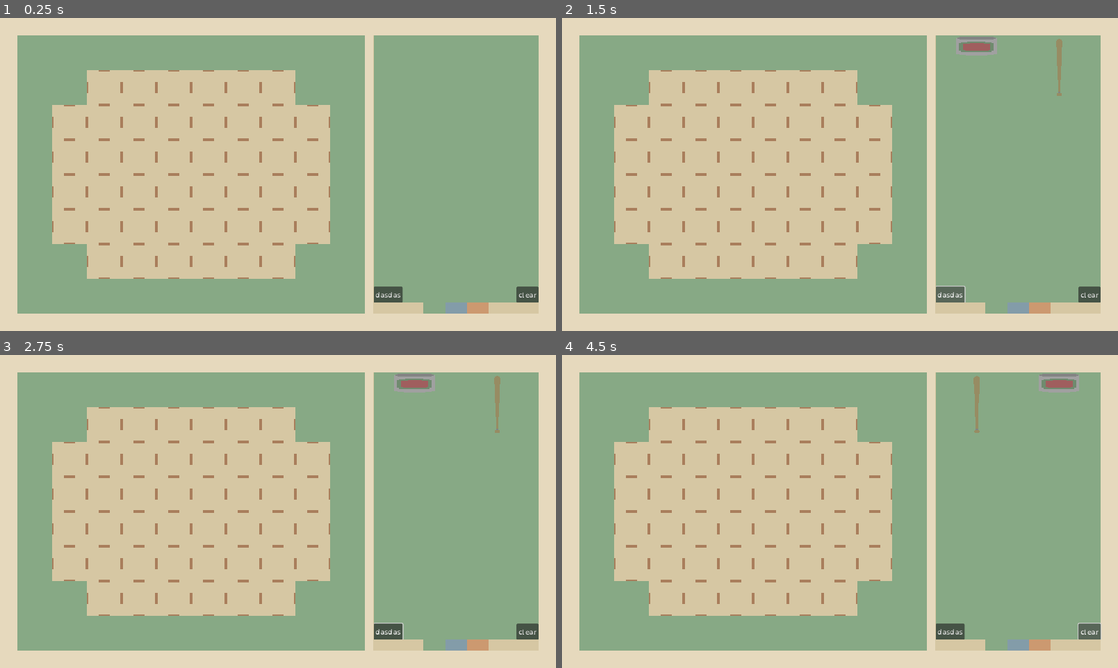
Above: before the commit, frames 1-4 (two rows, left to right).
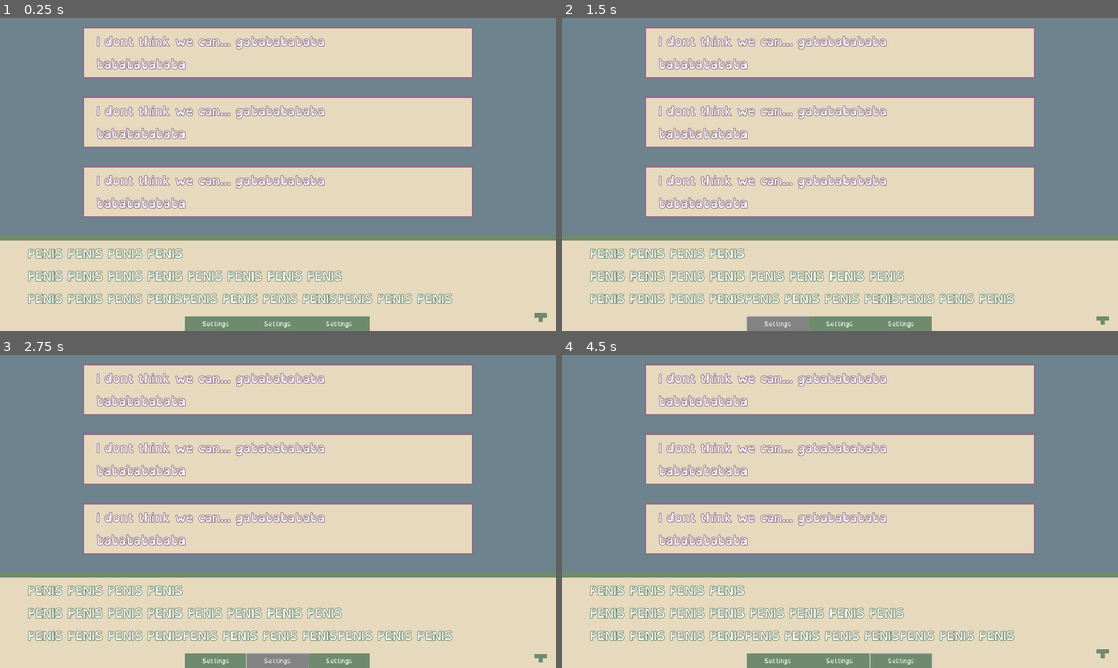
Above: after the commit, the same moments.

Repository: Birdboys/returningMolly
Game: Godot game, scene res://Scenes/inventory_ui.tscn
Two runs of this game, one before a commit and one after it. Both use one fixed random seed, a clock stepped at 60 frames per second and the inputs below.
Inputs (mouse positions are in pixels of both pictures, inside the frame that each line leads up to):
- Up to frame 1 (0.25 s): no input
- Up to frame 2 (1.5 s): click "dasdas" at 0.5 s; click "dasdas" (after the commit: "Settings") at 1.25 s
- Up to frame 3 (2.75 s): click (278, 661) at 2 s, where only the run after the commit has a clickable "Settings"
- Up to frame 4 (4.5 s): click (901, 661) at 2.75 s, where only the run after the commit has a clickable "Settings"; click (979, 405) at 3.52 s; click "clear" at 4.25 s

The runs differ from the first frame. In frame 1, 91% of the frame differs, in the area x 0-100%, y 0-100%; in frame 2, 91%; in frame 3, 91%; in frame 4, 91%.

Commit message:
text goin somewhere

Diff:
--- a/Scenes/inventory_ui.tscn
+++ b/Scenes/inventory_ui.tscn
@@ -1,11 +1,12 @@
-[gd_scene load_steps=20 format=3 uid="uid://b2mk31dn4nxh0"]
+[gd_scene load_steps=19 format=3 uid="uid://b2mk31dn4nxh0"]
 
 [ext_resource type="Script" path="res://Scripts/inventory_ui.gd" id="1_hl5yw"]
 [ext_resource type="Texture2D" uid="uid://dx0d3tvc41avf" path="res://Assets/temp_tabs1.png" id="2_iyyu0"]
 [ext_resource type="Texture2D" uid="uid://bet5506mokgid" path="res://Assets/temp_tabs2.png" id="3_ck2ib"]
 [ext_resource type="Texture2D" uid="uid://dv4l0x14eroij" path="res://Assets/temp_tabs3.png" id="4_2yfa3"]
 [ext_resource type="Script" path="res://Scripts/inventoryTabs.gd" id="5_hye5u"]
-[ext_resource type="Script" path="res://Scripts/textChoice.gd" id="6_uxvfv"]
+[ext_resource type="PackedScene" uid="uid://ckv567ttgkrsb" path="res://Scenes/text_option.tscn" id="6_7lcr1"]
+[ext_resource type="PackedScene" uid="uid://2ub6scsfkxtl" path="res://Scenes/text_main.tscn" id="7_q5ecc"]
 
 [sub_resource type="StyleBoxFlat" id="StyleBoxFlat_1cikh"]
 bg_color = Color(0.839216, 0.780392, 0.639216, 1)
@@ -195,22 +196,6 @@
 "open_info": SubResource("Animation_0o25c")
 }
 
-[sub_resource type="StyleBoxFlat" id="StyleBoxFlat_l66ot"]
-bg_color = Color(0.901961, 0.85098, 0.741176, 1)
-border_width_left = 4
-border_width_top = 4
-border_width_right = 4
-border_width_bottom = 4
-border_color = Color(0.8, 0.6, 0.439216, 1)
-
-[sub_resource type="StyleBoxFlat" id="StyleBoxFlat_y8b5y"]
-bg_color = Color(0.901961, 0.85098, 0.741176, 1)
-border_width_left = 4
-border_width_top = 4
-border_width_right = 4
-border_width_bottom = 4
-border_color = Color(0.690196, 0.537255, 0.670588, 1)
-
 [node name="Main" type="Control"]
 layout_mode = 3
 anchors_preset = 15
@@ -279,7 +264,7 @@
 anchors_preset = 15
 anchor_right = 1.0
 anchor_bottom = 1.0
-offset_left = 860.0
+offset_left = 40.0
 offset_top = 40.0
 offset_right = -40.0
 offset_bottom = -40.0
@@ -392,14 +377,13 @@
 anchors_preset = 15
 anchor_right = 1.0
 anchor_bottom = 1.0
-offset_left = 840.0
-offset_right = -420.0
+offset_left = 20.0
+offset_right = -1240.0
 grow_horizontal = 2
 grow_vertical = 2
 color = Color(0.901961, 0.85098, 0.741176, 1)
 
 [node name="convoUI" type="Control" parent="."]
-visible = false
 layout_mode = 1
 anchors_preset = 15
 anchor_right = 1.0
@@ -418,151 +402,32 @@
 mouse_filter = 2
 color = Color(0.427451, 0.513726, 0.556863, 1)
 
-[node name="textPanel" type="Panel" parent="convoUI"]
-layout_mode = 1
-anchors_preset = 15
-anchor_right = 1.0
-anchor_bottom = 1.0
-offset_left = 20.0
-offset_top = 330.0
-offset_right = -20.0
-offset_bottom = -20.0
-grow_horizontal = 2
-grow_vertical = 2
-mouse_filter = 1
-theme_override_styles/panel = SubResource("StyleBoxFlat_l66ot")
-
-[node name="textPanelMargin" type="MarginContainer" parent="convoUI/textPanel"]
-layout_mode = 1
-anchors_preset = 15
-anchor_right = 1.0
-anchor_bottom = 1.0
-grow_horizontal = 2
-grow_vertical = 2
-theme_override_constants/margin_left = 32
-theme_override_constants/margin_right = 32
-
-[node name="textPanelText" type="RichTextLabel" parent="convoUI/textPanel/textPanelMargin"]
-clip_contents = false
-layout_mode = 2
-mouse_filter = 1
-theme_override_colors/font_outline_color = Color(0, 0, 0, 1)
-theme_override_constants/outline_size = 6
-theme_override_font_sizes/normal_font_size = 24
-bbcode_enabled = true
-text = "THE GOOP IS LOOPY aaaaaaaaaaaaa aaaaaaaaaaaaaaaaaaaaa
-adsadsadsa"
-scroll_active = false
-
-[node name="textPanel2" type="Panel" parent="convoUI"]
-layout_mode = 1
-anchors_preset = 15
-anchor_right = 1.0
-anchor_bottom = 1.0
-offset_left = 20.0
-offset_top = 75.0
-offset_right = -20.0
-offset_bottom = -355.0
-grow_horizontal = 2
-grow_vertical = 2
-pivot_offset = Vector2(300, 25)
-mouse_filter = 1
-theme_override_styles/panel = SubResource("StyleBoxFlat_y8b5y")
-script = ExtResource("6_uxvfv")
-
-[node name="textPanelMargin" type="MarginContainer" parent="convoUI/textPanel2"]
-layout_mode = 1
-anchors_preset = 15
-anchor_right = 1.0
-anchor_bottom = 1.0
-grow_horizontal = 2
-grow_vertical = 2
-theme_override_constants/margin_left = 32
-theme_override_constants/margin_right = 32
-
-[node name="textPanelText" type="RichTextLabel" parent="convoUI/textPanel2/textPanelMargin"]
-clip_contents = false
-layout_mode = 2
-mouse_filter = 1
-theme_override_colors/font_outline_color = Color(0, 0, 0, 1)
-theme_override_constants/outline_size = 6
-theme_override_font_sizes/normal_font_size = 24
-bbcode_enabled = true
-text = "I dont think we can..."
-scroll_active = false
-
-[node name="textPanel3" type="Panel" parent="convoUI"]
-layout_mode = 1
-anchors_preset = 15
-anchor_right = 1.0
-anchor_bottom = 1.0
-offset_left = 20.0
-offset_top = 145.0
-offset_right = -20.0
-offset_bottom = -285.0
-grow_horizontal = 2
-grow_vertical = 2
-mouse_filter = 1
-theme_override_styles/panel = SubResource("StyleBoxFlat_y8b5y")
-
-[node name="textPanelMargin" type="MarginContainer" parent="convoUI/textPanel3"]
-layout_mode = 1
-anchors_preset = 15
-anchor_right = 1.0
-anchor_bottom = 1.0
-grow_horizontal = 2
-grow_vertical = 2
-theme_override_constants/margin_left = 32
-theme_override_constants/margin_right = 32
-
-[node name="textPanelText" type="RichTextLabel" parent="convoUI/textPanel3/textPanelMargin"]
-clip_contents = false
-layout_mode = 2
-mouse_filter = 1
-theme_override_colors/font_outline_color = Color(0, 0, 0, 1)
-theme_override_constants/outline_size = 6
-theme_override_font_sizes/normal_font_size = 24
-bbcode_enabled = true
-text = "I dont think we can..."
-scroll_active = false
-
-[node name="textPanel4" type="Panel" parent="convoUI"]
-layout_mode = 1
-anchors_preset = 15
-anchor_right = 1.0
-anchor_bottom = 1.0
-offset_left = 20.0
-offset_top = 214.0
-offset_right = -20.0
-offset_bottom = -216.0
-grow_horizontal = 2
-grow_vertical = 2
-mouse_filter = 1
-mouse_force_pass_scroll_events = false
-theme_override_styles/panel = SubResource("StyleBoxFlat_y8b5y")
-
-[node name="textPanelMargin" type="MarginContainer" parent="convoUI/textPanel4"]
-layout_mode = 1
-anchors_preset = 15
-anchor_right = 1.0
-anchor_bottom = 1.0
-grow_horizontal = 2
-grow_vertical = 2
-theme_override_constants/margin_left = 32
-theme_override_constants/margin_right = 32
-
-[node name="textPanelText" type="RichTextLabel" parent="convoUI/textPanel4/textPanelMargin"]
-clip_contents = false
-layout_mode = 2
-theme_override_colors/font_outline_color = Color(0, 0, 0, 1)
-theme_override_constants/outline_size = 6
-theme_override_font_sizes/normal_font_size = 24
-bbcode_enabled = true
-text = "I dont think we can..."
-scroll_active = false
+[node name="choicesBox" type="VBoxContainer" parent="convoUI"]
+custom_minimum_size = Vector2(900, 460)
+layout_mode = 1
+anchors_preset = 15
+anchor_right = 1.0
+anchor_bottom = 1.0
+offset_left = 190.0
+offset_right = -190.0
+offset_bottom = -260.0
+grow_horizontal = 2
+grow_vertical = 2
+theme_override_constants/separation = 40
+alignment = 2
+
+[node name="textOption" parent="convoUI/choicesBox" instance=ExtResource("6_7lcr1")]
+layout_mode = 2
+
+[node name="textOption2" parent="convoUI/choicesBox" instance=ExtResource("6_7lcr1")]
+layout_mode = 2
+
+[node name="textOption3" parent="convoUI/choicesBox" instance=ExtResource("6_7lcr1")]
+layout_mode = 2
+
+[node name="textMain" parent="convoUI" instance=ExtResource("7_q5ecc")]
+layout_mode = 1
 
 [connection signal="pressed" from="inventoryUI/infoPanel/infoVbox/groundItemsScroll/Button" to="inventoryUI" method="_on_button_pressed"]
 [connection signal="pressed" from="inventoryUI/infoPanel/infoVbox/groundItemsScroll/Clear" to="inventoryUI" method="_on_clear_pressed"]
 [connection signal="tab_selected" from="inventoryUI/infoPanel/infoVbox/TabBar" to="inventoryUI" method="_on_tab_bar_tab_selected"]
-[connection signal="mouse_entered" from="convoUI/textPanel2" to="convoUI/textPanel2" method="_on_mouse_entered"]
-[connection signal="mouse_exited" from="convoUI/textPanel2" to="convoUI/textPanel2" method="_on_mouse_exited"]
--- /dev/null
+++ b/Scenes/text_main.tscn
@@ -0,0 +1,153 @@
+[gd_scene load_steps=9 format=3 uid="uid://2ub6scsfkxtl"]
+
+[ext_resource type="FontFile" uid="uid://bfgp7mg6wu44k" path="res://Assets/fonts/OpenDyslexic2 (Windows, MacOS, Linux OTF)/OpenDyslexic-Regular.otf" id="1_cxh3d"]
+[ext_resource type="Texture2D" uid="uid://bi73c5358eiqf" path="res://Assets/temp_cursor1.png" id="2_vmmny"]
+
+[sub_resource type="StyleBoxFlat" id="StyleBoxFlat_nhw5i"]
+bg_color = Color(0.901961, 0.85098, 0.741176, 1)
+border_width_top = 12
+border_color = Color(0.435294, 0.545098, 0.431373, 1)
+
+[sub_resource type="Animation" id="Animation_sg3si"]
+resource_name = "cursorWaggle"
+length = 0.35
+loop_mode = 2
+step = 0.05
+tracks/0/type = "value"
+tracks/0/imported = false
+tracks/0/enabled = true
+tracks/0/path = NodePath("cursor:position")
+tracks/0/interp = 1
+tracks/0/loop_wrap = true
+tracks/0/keys = {
+"times": PackedFloat32Array(0, 0.35),
+"transitions": PackedFloat32Array(1, 1),
+"update": 0,
+"values": [Vector2(1230, 190), Vector2(1230, 175)]
+}
+
+[sub_resource type="Animation" id="Animation_6stfl"]
+length = 0.001
+tracks/0/type = "value"
+tracks/0/imported = false
+tracks/0/enabled = true
+tracks/0/path = NodePath("cursor:position")
+tracks/0/interp = 1
+tracks/0/loop_wrap = true
+tracks/0/keys = {
+"times": PackedFloat32Array(0),
+"transitions": PackedFloat32Array(1),
+"update": 0,
+"values": [Vector2(1230, 200)]
+}
+
+[sub_resource type="AnimationLibrary" id="AnimationLibrary_7y3vy"]
+_data = {
+"RESET": SubResource("Animation_6stfl"),
+"cursorWaggle": SubResource("Animation_sg3si")
+}
+
+[sub_resource type="StyleBoxFlat" id="StyleBoxFlat_j67gg"]
+bg_color = Color(0.435294, 0.545098, 0.431373, 1)
+
+[sub_resource type="StyleBoxFlat" id="StyleBoxFlat_o5n3u"]
+bg_color = Color(0.513726, 0.513726, 0.513726, 1)
+
+[node name="textMain" type="Panel"]
+anchors_preset = 15
+anchor_right = 1.0
+anchor_bottom = 1.0
+offset_top = 500.0
+grow_horizontal = 2
+grow_vertical = 2
+theme_override_styles/panel = SubResource("StyleBoxFlat_nhw5i")
+
+[node name="textMargin" type="MarginContainer" parent="."]
+layout_mode = 1
+anchors_preset = 15
+anchor_right = 1.0
+anchor_bottom = 1.0
+offset_left = 64.0
+offset_top = 16.0
+offset_right = -64.0
+offset_bottom = 16.0
+grow_horizontal = 2
+grow_vertical = 2
+
+[node name="textMainText" type="RichTextLabel" parent="textMargin"]
+layout_mode = 2
+theme_override_colors/default_color = Color(1, 1, 1, 1)
+theme_override_colors/font_outline_color = Color(0.435294, 0.545098, 0.431373, 1)
+theme_override_constants/outline_size = 6
+theme_override_fonts/normal_font = ExtResource("1_cxh3d")
+theme_override_font_sizes/normal_font_size = 28
+text = "PENIS PENIS PENIS PENIS
+PENIS PENIS PENIS PENIS PENIS PENIS PENIS PENIS
+PENIS PENIS PENIS PENISPENIS PENIS PENIS PENISPENIS PENIS PENIS "
+
+[node name="cursor" type="TextureRect" parent="."]
+layout_mode = 1
+anchors_preset = 3
+anchor_left = 1.0
+anchor_top = 1.0
+anchor_right = 1.0
+anchor_bottom = 1.0
+offset_left = -50.0
+offset_top = -20.0
+offset_right = -35.0
+offset_bottom = -10.0
+grow_horizontal = 0
+grow_vertical = 0
+scale = Vector2(2, 2)
+texture = ExtResource("2_vmmny")
+stretch_mode = 2
+flip_h = true
+
+[node name="textAnim" type="AnimationPlayer" parent="."]
+autoplay = "cursorWaggle"
+libraries = {
+"": SubResource("AnimationLibrary_7y3vy")
+}
+
+[node name="settingsButtons" type="HBoxContainer" parent="."]
+layout_mode = 1
+anchors_preset = 12
+anchor_top = 1.0
+anchor_right = 1.0
+anchor_bottom = 1.0
+offset_left = 426.0
+offset_top = -33.0
+offset_right = -428.0
+grow_horizontal = 2
+grow_vertical = 0
+theme_override_constants/separation = 0
+
+[node name="Button" type="Button" parent="settingsButtons"]
+layout_mode = 2
+size_flags_horizontal = 3
+theme_override_colors/font_color = Color(1, 1, 1, 1)
+theme_override_fonts/font = ExtResource("1_cxh3d")
+theme_override_font_sizes/font_size = 14
+theme_override_styles/normal = SubResource("StyleBoxFlat_j67gg")
+theme_override_styles/hover = SubResource("StyleBoxFlat_o5n3u")
+text = "Settings"
+
+[node name="Button2" type="Button" parent="settingsButtons"]
+layout_mode = 2
+size_flags_horizontal = 3
+theme_override_colors/font_color = Color(1, 1, 1, 1)
+theme_override_fonts/font = ExtResource("1_cxh3d")
+theme_override_font_sizes/font_size = 14
+theme_override_styles/normal = SubResource("StyleBoxFlat_j67gg")
+theme_override_styles/hover = SubResource("StyleBoxFlat_o5n3u")
+text = "Settings"
+
+[node name="Button3" type="Button" parent="settingsButtons"]
+layout_mode = 2
+size_flags_horizontal = 3
+theme_override_colors/font_color = Color(1, 1, 1, 1)
+theme_override_fonts/font = ExtResource("1_cxh3d")
+theme_override_font_sizes/font_size = 14
+theme_override_styles/normal = SubResource("StyleBoxFlat_j67gg")
+theme_override_styles/hover = SubResource("StyleBoxFlat_o5n3u")
+text = "Settings"
--- /dev/null
+++ b/Scenes/text_option.tscn
@@ -0,0 +1,55 @@
+[gd_scene load_steps=3 format=3 uid="uid://ckv567ttgkrsb"]
+
+[ext_resource type="Script" path="res://Scripts/textChoice.gd" id="1_h77rb"]
+
+[sub_resource type="StyleBoxFlat" id="StyleBoxFlat_y8b5y"]
+bg_color = Color(0.901961, 0.85098, 0.741176, 1)
+border_width_left = 4
+border_width_top = 4
+border_width_right = 4
+border_width_bottom = 4
+border_color = Color(0.556863, 0.427451, 0.537255, 1)
+
+[node name="textOption" type="Panel"]
+custom_minimum_size = Vector2(0, 120)
+anchors_preset = 15
+anchor_right = 1.0
+anchor_bottom = 1.0
+offset_left = 190.0
+offset_right = -190.0
+offset_bottom = -600.0
+grow_horizontal = 2
+grow_vertical = 2
+pivot_offset = Vector2(450, 60)
+size_flags_horizontal = 3
+size_flags_vertical = 8
+mouse_filter = 1
+theme_override_styles/panel = SubResource("StyleBoxFlat_y8b5y")
+script = ExtResource("1_h77rb")
+
+[node name="textMargin" type="MarginContainer" parent="."]
+layout_mode = 1
+anchors_preset = 15
+anchor_right = 1.0
+anchor_bottom = 1.0
+grow_horizontal = 2
+grow_vertical = 2
+theme_override_constants/margin_left = 32
+theme_override_constants/margin_top = 8
+theme_override_constants/margin_right = 32
+
+[node name="textOptionText" type="RichTextLabel" parent="textMargin"]
+clip_contents = false
+layout_mode = 2
+mouse_filter = 1
+theme_override_colors/font_outline_color = Color(0.556863, 0.427451, 0.537255, 1)
+theme_override_constants/outline_size = 6
+theme_override_font_sizes/normal_font_size = 28
+bbcode_enabled = true
+text = "I dont think we can... gabababababa
+babababababa
+"
+scroll_active = false
+
+[connection signal="mouse_entered" from="." to="." method="_on_mouse_entered"]
+[connection signal="mouse_exited" from="." to="." method="_on_mouse_exited"]
Binary file added: Assets/temp_cursor.aseprite
Binary file added: Assets/temp_cursor1.png
Not shown, added: Assets/temp_cursor1.png.import
Binary file added: Assets/temp_cursor2.png
Not shown, added: Assets/temp_cursor2.png.import
